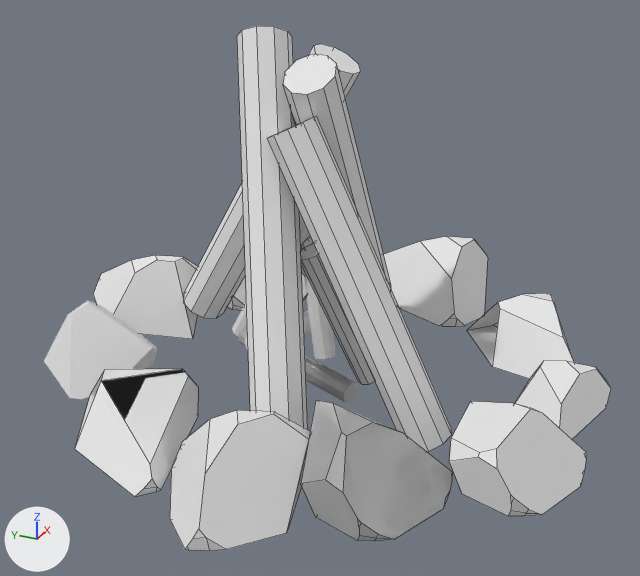
An edit to the OBJ model assets/campfire.obj, drawn before and after from the same camera.
Before and after are seen from a camera (50 mm lens) standing at (-4.05, -1.8, 2.48) and looking at (-0.16, -0.05, 0.53). Every picture has the same lights, and +X, +Y and +Z are marked at lower left. Mesh edges are drawn as thin lines on the coarser meshes. Where no turn or scale is listed for an object, it has been applied to the vertices.

In view in the first picture: 'Cylinder', 'Cylinder.001', 'Cylinder.002', 'Cylinder.003', 'Sphere.001_Sphere.002', 'Sphere.003_Sphere.004', 'Sphere.006_Sphere.007', 'Sphere.007_Sphere.008', 'Sphere.008_Sphere.009', 'Sphere.010_Sphere.011', 'Sphere.011_Sphere.012', 'Sphere_Sphere.001'.
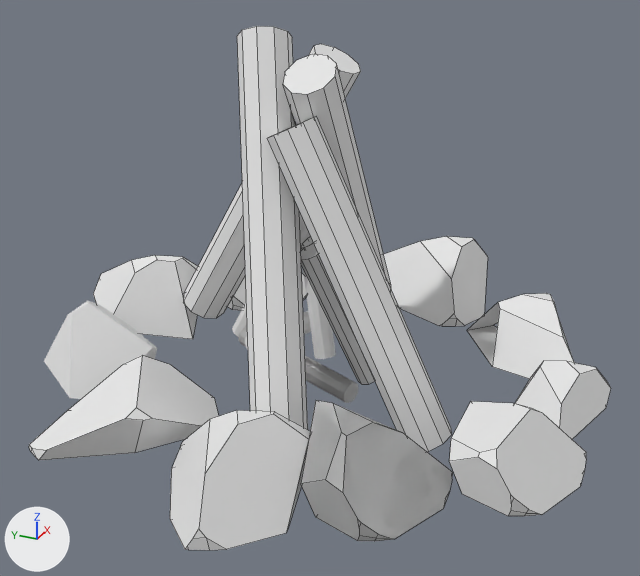
Changed parts and their boxes (x1, y1, x2, y2) in the pictures (640 x 576 px):
'Sphere.003_Sphere.000', added
    after: (29, 355, 219, 460)
'Sphere.003_Sphere.004', deleted
    before: (75, 369, 198, 497)

Patch to the scene script:
```diff
--- a/assets/campfire.obj.py
+++ b/assets/campfire.obj.py
@@ me_sphere_003_sphere_000 @@
+me_sphere_003_sphere_000.from_pydata(...)  # 23 vertices, 14 faces; spans x -1.349..-0.524, y 0.238..1.034, z -0.076..0.236
+me_sphere_003_sphere_000.materials.append(mat_none)  # white #e7e7e7
@@ ob_sphere_003_sphere_004 @@
-ob_sphere_003_sphere_004 = bpy.data.objects.new('Sphere.003_Sphere.004', me_sphere_003_sphere_004)
-ob_sphere_003_sphere_004.location = (0.0, 0.0, 0.0)
@@ ob_sphere_003_sphere_000 @@
+ob_sphere_003_sphere_000 = bpy.data.objects.new('Sphere.003_Sphere.000', me_sphere_003_sphere_000)
+ob_sphere_003_sphere_000.location = (0.0, 0.0, 0.0)
```
